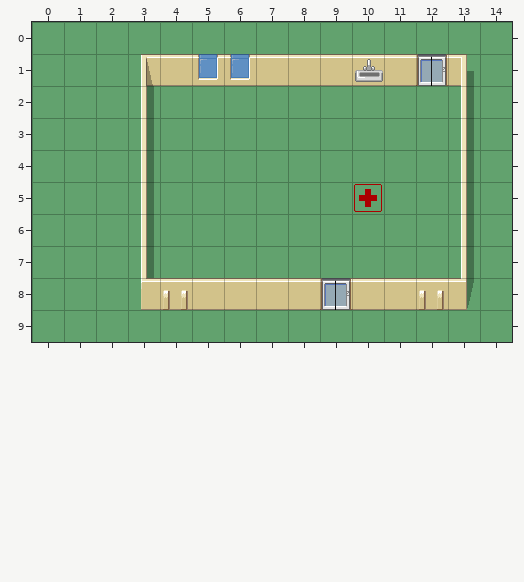
An edit to a level. Tiled map, data/tutorial1.tmx. The first picture shows the starting point.
Cells are 32x32 px. Shown: x 0..14, y 0..9.
New version:
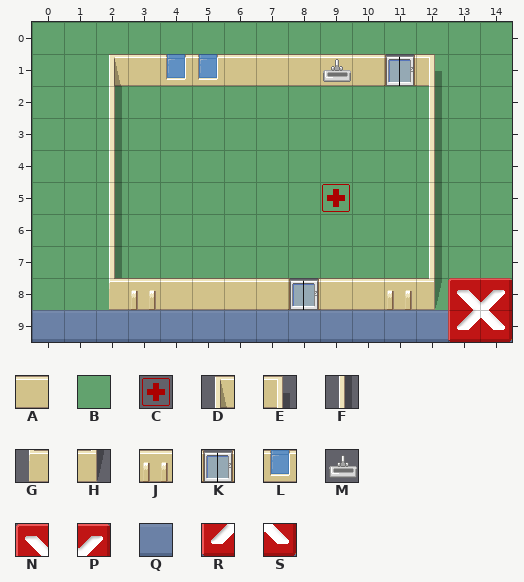
Key: from "hospital_256": A 0, B 4, C 5, D 10, E 11, F 16, G 18, H 19, J 24, K 41, L 43, M 52, N 54, P 55, Q 61, R 62, S 63.
_ is an empty cell.
Tiles of an added or newly shown layer are drawn over the layers below it.
See-through tiles are keyed as they look on the map.
From old to new:
Layer "floor":
y 1: x 3 B -> _; x 12 _ -> B
y 8: x 3 B -> _; x 12 _ -> B
Layer "Walls":
y 1: x 2..4 _DA -> DAL; x 6 L -> A; x 11..13 AKE -> KE_
y 2..7: x 2..3 _F -> F_; x 12..13 _F -> F_
y 8: x 2..4 _GJ -> GJA; x 8..9 AK -> KA; x 11..14 AJH_ -> JHNP
y 9: x 14 _ -> S
Layer "decoration":
y 1: x 9..10 _M -> M_
y 5: x 9..10 _C -> C_
Layer "Ui" (added):
y 8: x 13 _ -> N
y 9: x 0..13 ______________ -> QQQQQQQQQQQQQR
